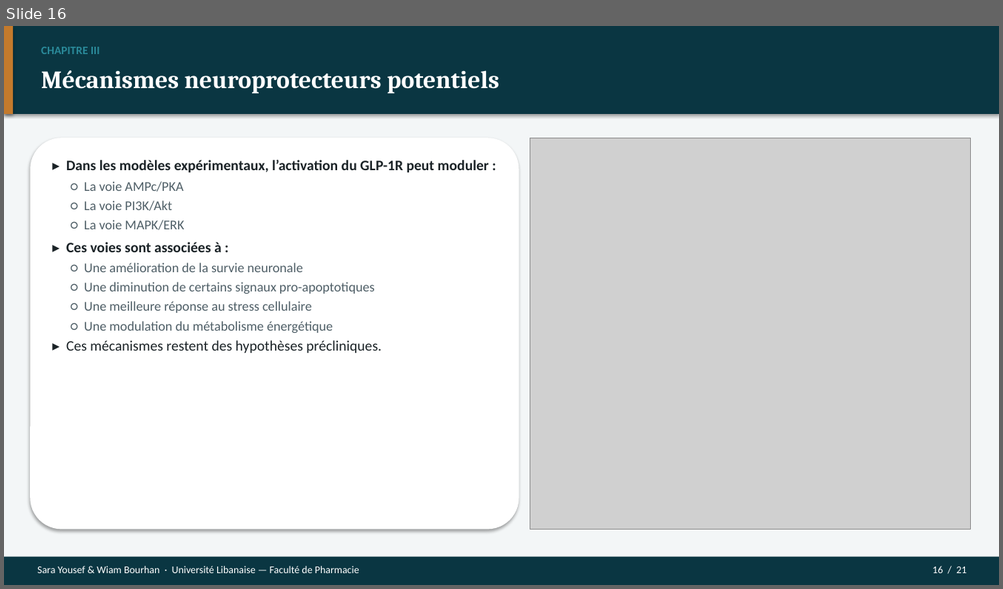
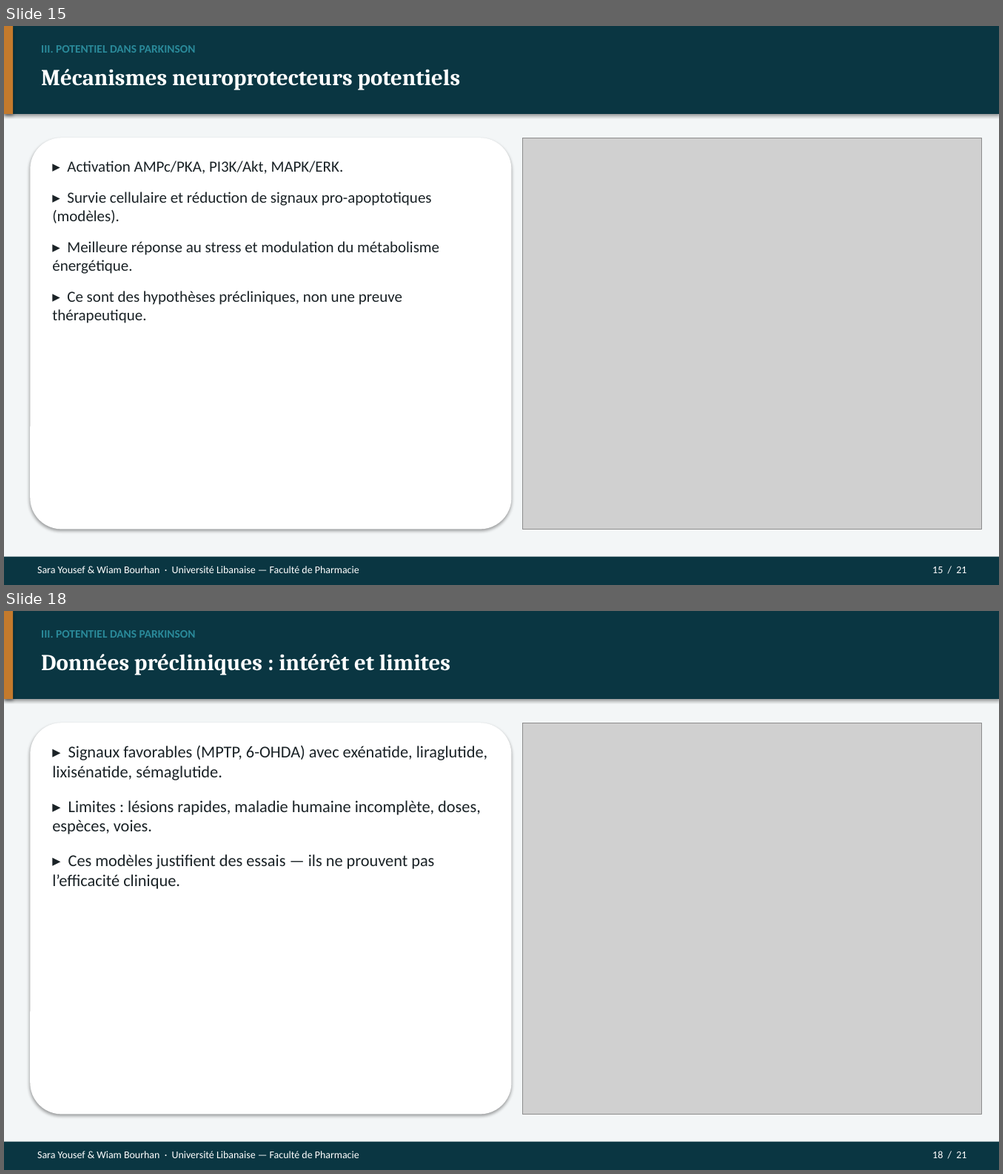
Before and after one commit to Mashtal-Platform/mashtal-platform, a slide deck: docs/presentation/Soutenance_GLP1_Parkinson.pptx. Shown one above the other, each under a label of ours: slide 16 before the commit, slides 15 and 18 after it; the slides between them are not shown. The pictures are 1003x589 and 1003x1174 pixels, drawn with LibreOffice and Linux fonts; fonts in the diff are those of the drawing; grey boxes stand for pictures. Boxes give left, top, right and bottom in pixels: in the first picture for what was removed or moved away, otherwise in the second. Text is boxed around its words. In the diff, an @@ line names an element or a change of style, - is before the commit and + after.

```diff
--- a/docs/presentation/Soutenance_GLP1_Parkinson.pptx
+++ b/docs/presentation/Soutenance_GLP1_Parkinson.pptx
@@ slide 18 added at [4,611,999,1170], background #FFFFFF @@
@@ rectangle added at [4,611,999,1170], fill #F3F6F7 @@
@@ rectangle added at [4,611,999,699], fill #0A3642 @@
@@ rectangle added at [4,611,13,699], fill #C47A2C @@
@@ text added at [41,630,196,638], 11 pt, text #2A8A9A, bold @@
+III. POTENTIEL DANS PARKINSON
@@ text added at [41,654,450,675], 22 pt, text #FFFFFF, bold @@
+Données précliniques : intérêt et limites
@@ rounded rectangle added at [30,723,512,1115], fill #FFFFFF @@
@@ picture added at [523,723,982,1115] @@
@@ text added at [52,746,487,889], 16 pt, text #1A2226 @@
+▸ Signaux favorables (MPTP, 6-OHDA) avec exénatide, liraglutide, lixisénatide, sémaglutide.
+▸ Limites : lésions rapides, maladie humaine incomplète, doses, espèces, voies.
+▸ Ces modèles justifient des essais — ils ne prouvent pas l’efficacité clinique.
@@ rectangle added at [4,1142,999,1170], fill #0A3642 @@
@@ text added at [37,1151,359,1159], 10 pt, text #FFFFFF @@
+Sara Yousef & Wiam Bourhan · Université Libanaise — Faculté de Pharmacie
@@ text added at [932,1151,966,1159], 10 pt, text #FFFFFF @@
+18 / 21
@@ what was slide 16 is now slide 15 @@
@@ slide 15 changed as well @@
@@ text at [41,45,196,53]: text changed @@
-CHAPITRE III
+III. POTENTIEL DANS PARKINSON
@@ text "Mécanismes neuroprotecteurs potentiels" at [41,69,460,90]: size 24 to 22 pt @@
@@ rounded rectangle: place and size @@
-rounded rectangle at [30,138,519,530]
+rounded rectangle at [30,138,512,530]
@@ picture: place and size @@
-picture at [530,138,970,530]
+picture at [523,138,982,530]
@@ text at [52,161,439,323]: text changed; size 13 to 15 pt; text colour #4E5E66 to #1A2226 @@
-▸ Dans les modèles expérimentaux, l’activation du GLP-1R peut moduler :
-○ La voie AMPc/PKA
-○ La voie PI3K/Akt
-○ La voie MAPK/ERK
-▸ Ces voies sont associées à :
-○ Une amélioration de la survie neuronale
-○ Une diminution de certains signaux pro-apoptotiques
-○ Une meilleure réponse au stress cellulaire
-○ Une modulation du métabolisme énergétique
-▸ Ces mécanismes restent des hypothèses précliniques.
+▸ Activation AMPc/PKA, PI3K/Akt, MAPK/ERK.
+▸ Survie cellulaire et réduction de signaux pro-apoptotiques (modèles).
+▸ Meilleure réponse au stress et modulation du métabolisme énergétique.
+▸ Ce sont des hypothèses précliniques, non une preuve thérapeutique.
@@ text at [932,567,966,574]: text changed @@
-16 / 21
+15 / 21
```
Also in this commit, not shown: 13 other slides changed, 6 other slides added, 7 slides removed, 22 other files.
